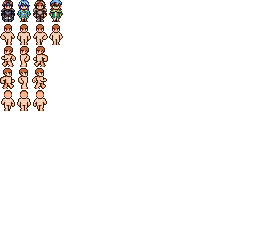
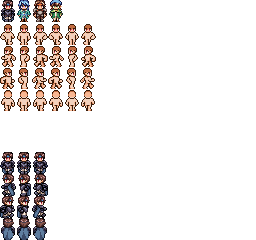
Comparing the layer stacks of the two 256×240 images. Changes:
renamed "Jawhn" to "Yomki", moved it above "Hilda" over box(3, 0, 96, 64)
painted on "Paint Layer 3" (1st of 2, in "Yomki") over box(3, 0, 96, 64)
painted on "Paint Layer 4" (2nd of 2, in "Hilda") over box(3, 0, 96, 64)
painted on "Line" (3rd of 28, in "Hilda") over box(3, 0, 96, 111)
painted on "Color" (4th of 29, in "Hilda") over box(3, 0, 96, 111)
painted on "Paint Layer 3" (2nd of 2, in "Jawhn") over box(3, 0, 96, 111)
added group "Female" with 36 layers above "Male" over box(3, 0, 96, 111)
added group "side_walk2_male" (2nd of 4, in "Female") with 2 layers in group "Female" over box(3, 0, 64, 111)
added layer "Line" (11th of 28, in "Female" › "side_walk2_male") in group "side_walk2_male" over box(3, 0, 64, 111)
added layer "Color" (12th of 29, in "Female" › "side_walk2_male") in group "side_walk2_male" over box(3, 0, 64, 111)
added group "side_walk1_male" (2nd of 4, in "Female") with 2 layers in group "Female" over box(3, 0, 96, 111)
added layer "Line" (13th of 28, in "Female" › "side_walk1_male") in group "side_walk1_male" over box(3, 0, 96, 111)
moved "Base_female" into group "Female" over box(3, 0, 96, 111)
painted on "Line" (15th of 28, in "Female" › "Base_female") over box(3, 0, 96, 111)
painted on "Color" (16th of 29, in "Female" › "Base_female") over box(3, 0, 96, 111)
painted on "Line" (19th of 28, in "Male" › "back_walk1_male") over box(0, 0, 64, 192)
painted on "Color" (20th of 29, in "Male" › "back_walk1_male") over box(0, 0, 64, 192)
painted on "Line" (27th of 28, in "Male" › "Base_male") over box(3, 0, 96, 111)
painted on "Color" (28th of 29, in "Male" › "Base_male") over box(3, 0, 96, 111)
painted on "Line" (28th of 28, in "Male" › "walk2_male") over box(3, 0, 64, 111)
painted on "Color" (29th of 29, in "Male" › "walk2_male") over box(3, 0, 64, 111)
…and 32 more changes (29 added, 3 painted)
